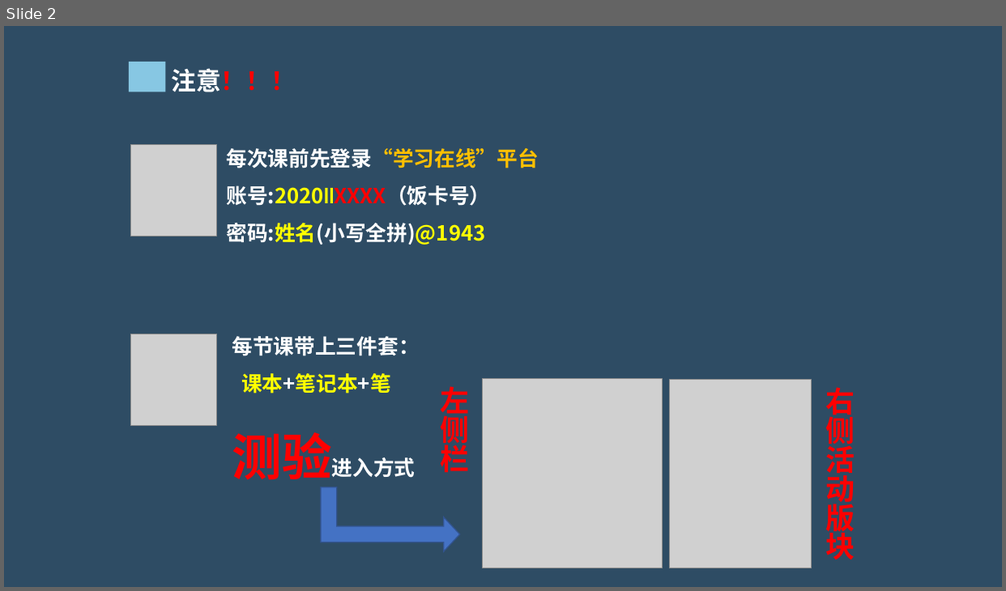
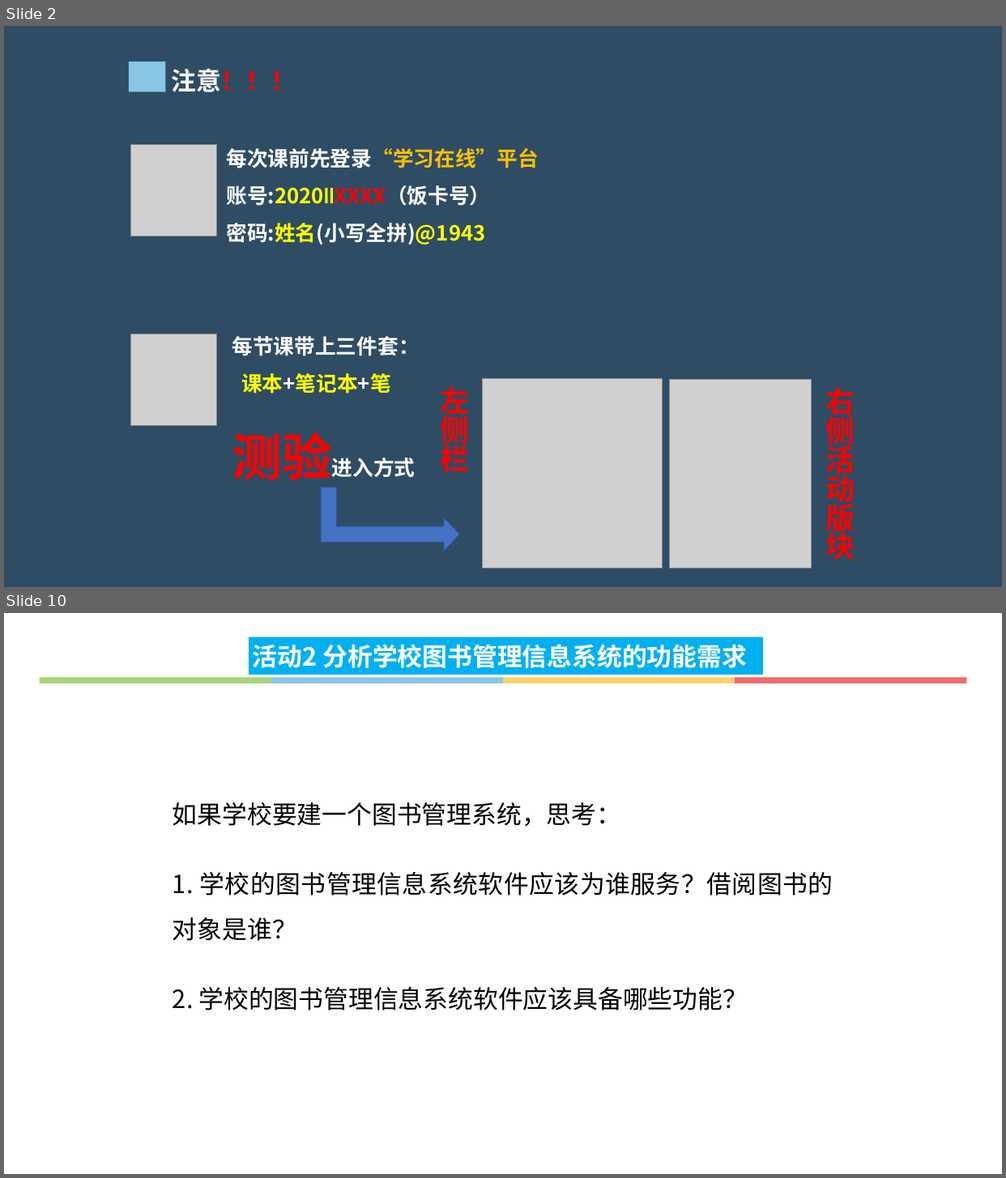
Before and after one commit to hongm32/2020design, a slide deck: 【第36课】信息系统的设计/【第36课】信息系统的设计.pptx. Shown one above the other, each under a label of ours: slide 2 before the commit, slides 2 and 10 after it; the slides between them are not shown. The pictures are 1006x591 and 1006x1178 pixels, drawn with LibreOffice and Linux fonts; fonts in the diff are those of the drawing; grey boxes stand for pictures. Boxes give left, top, right and bottom in pixels: in the first picture for what was removed or moved away, otherwise in the second. Text is boxed around its words. In the diff, an @@ line names an element or a change of style, - is before the commit and + after.

Commit message:
增加《【第40课】信息系统的数据处理》课件、相关资源

```diff
--- a/【第36课】信息系统的设计/【第36课】信息系统的设计.pptx
+++ b/【第36课】信息系统的设计/【第36课】信息系统的设计.pptx
@@ slide 10 added at [4,613,1002,1174], background #FFFFFF @@
@@ rectangle added at [249,637,763,675], fill #00B0F0, 24 pt, text #FFFFFF, bold @@
+活动2 分析学校图书管理信息系统的功能需求
@@ group added at [39,677,967,683]: 4 rectangles @@
@@ text added at [172,803,833,1011], 24 pt, text #000000 @@
+如果学校要建一个图书管理系统，思考：
+1. 学校的图书管理信息系统软件应该为谁服务？借阅图书的对象是谁？
+2. 学校的图书管理信息系统软件应该具备哪些功能？
```
Also in this commit, not shown: 22 other slides added, 12 other files.
